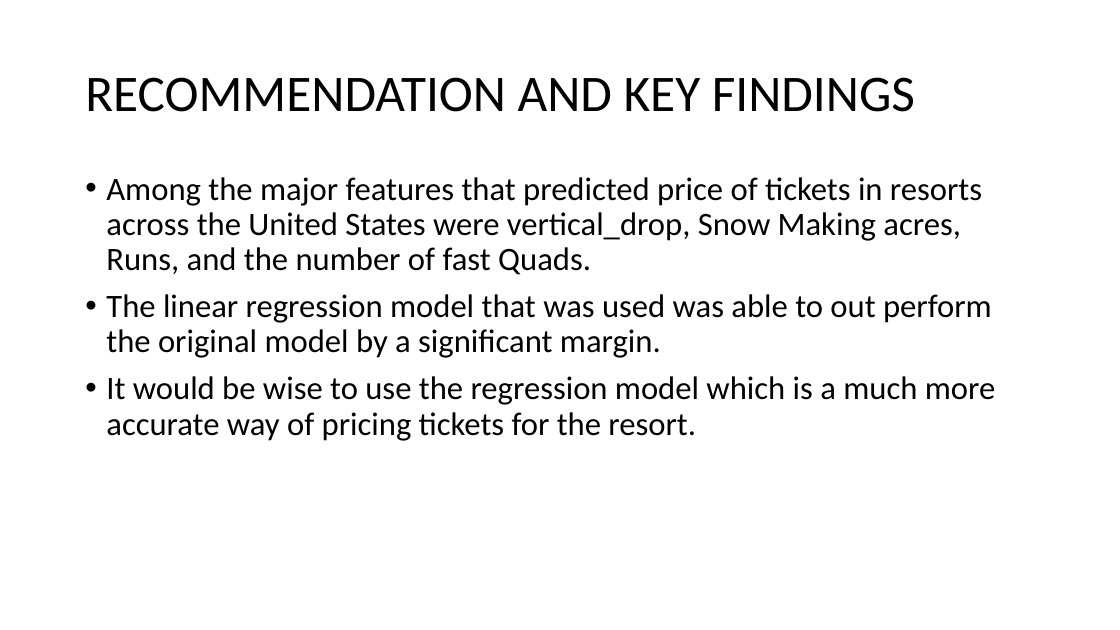
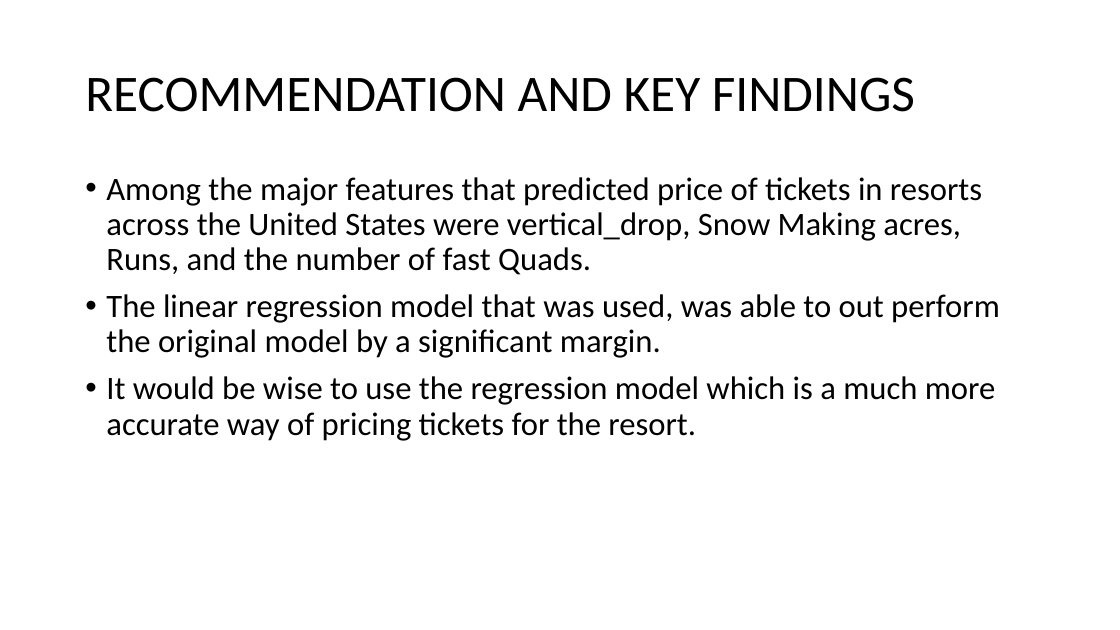
Before and after one commit to Thaps/DataScienceGuidedCapstone, a slide deck: slide 3 of BIG MOUNTAIN RESORT – PRICING STRATEGY.pptx. Drawn at 1120x630 pixels with LibreOffice and Linux fonts; fonts in the diff are those of the drawing. Boxes give left, top, right and bottom in pixels: in the first picture for what was removed or moved away, otherwise in the second. Text is boxed around its words. In the diff, an @@ line names an element or a change of style, - is before the commit and + after.

```diff
--- a/BIG MOUNTAIN RESORT – PRICING STRATEGY.pptx
+++ b/BIG MOUNTAIN RESORT – PRICING STRATEGY.pptx
@@ text at bbox=[106, 294, 1000, 358]: text changed @@
-• The linear regression model that was used was able to out perform the original model by a significant margin.
+• The linear regression model that was used, was able to out perform the original model by a significant margin.
```
Also in this commit, not shown: 2 other slides changed, 2 slides added, 1 other file.
